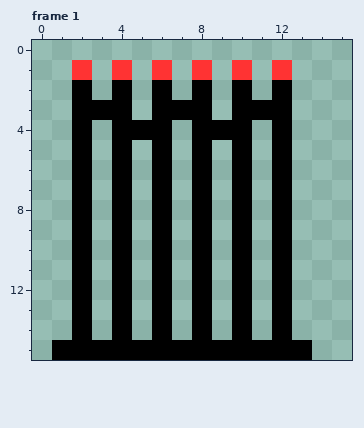
One commit to this pixel-art file: src/project/data/sprites/pieces/gate/gate-red.aseprite. The first picture shows the starting point.
16x16 pixels, 2 frames. Shown: frame 1. The commit also changed other frames, which this record leaves out.
The same view after the edit:
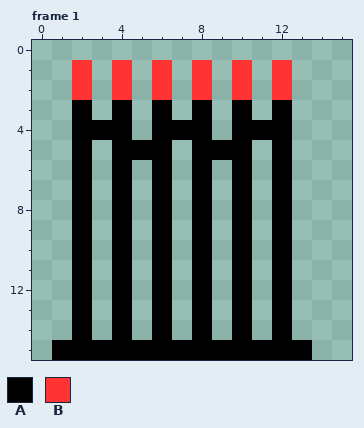
Palette (. is transparent): A #000000  B #ff3333
What changed:
{"where": "frame 1"}
{"frame":1,"y":2,"x":2,"old":"A","new":"B"}
{"frame":1,"y":2,"x":4,"old":"A","new":"B"}
{"frame":1,"y":2,"x":6,"old":"A","new":"B"}
{"frame":1,"y":2,"x":8,"old":"A","new":"B"}
{"frame":1,"y":2,"x":10,"old":"A","new":"B"}
{"frame":1,"y":2,"x":12,"old":"A","new":"B"}
{"frame":1,"y":3,"x":3,"old":"A","new":"."}
{"frame":1,"y":3,"x":7,"old":"A","new":"."}
{"frame":1,"y":3,"x":11,"old":"A","new":"."}
{"frame":1,"y":4,"x":3,"old":".","new":"A"}
{"frame":1,"y":4,"x":5,"old":"A","new":"."}
{"frame":1,"y":4,"x":7,"old":".","new":"A"}
{"frame":1,"y":4,"x":9,"old":"A","new":"."}
{"frame":1,"y":4,"x":11,"old":".","new":"A"}
{"frame":1,"y":5,"x":5,"old":".","new":"A"}
{"frame":1,"y":5,"x":9,"old":".","new":"A"}
{"label":"changed","picture_box":[72,80,292,160]}
